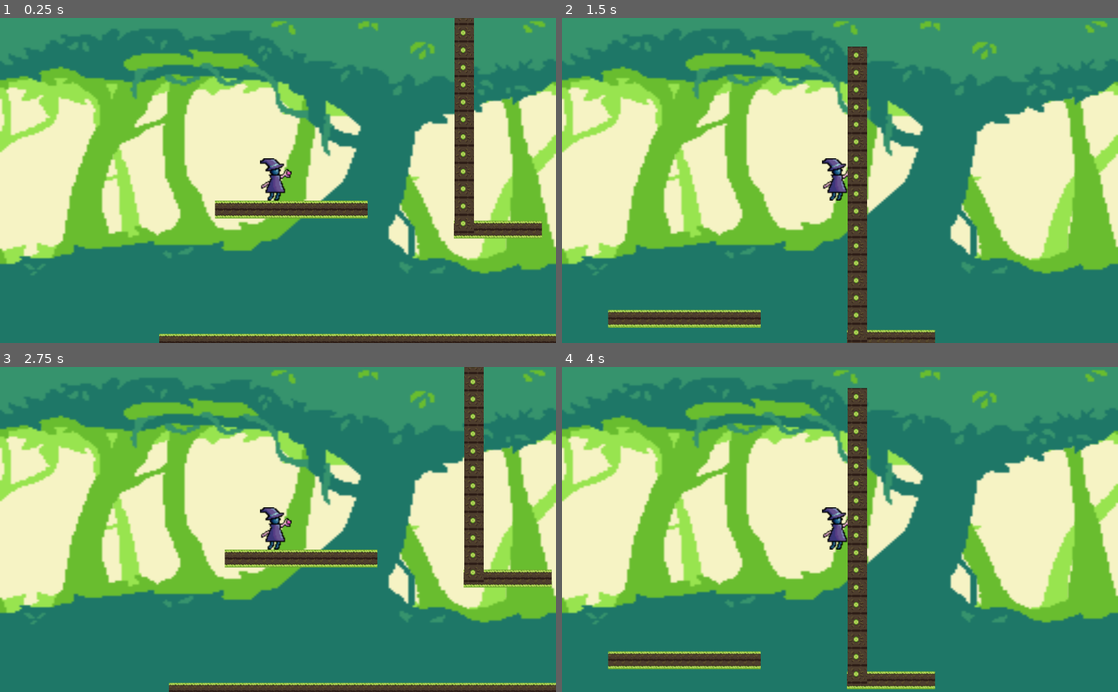
Above: before the commit, frames 1-4 (two rows, left to right).
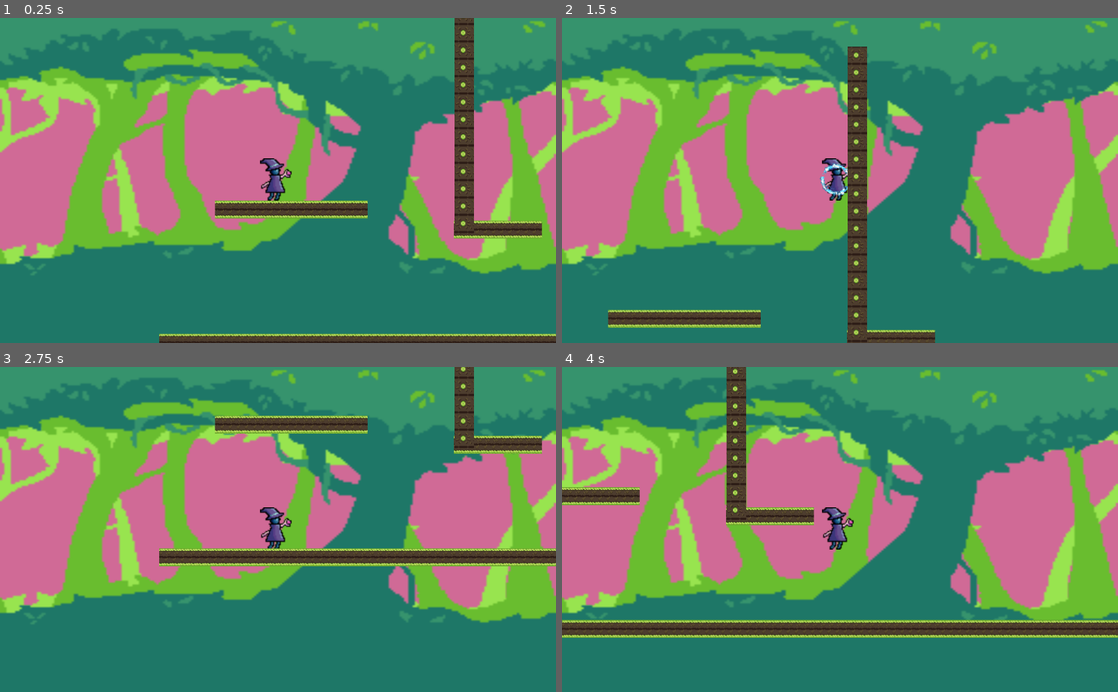
Above: after the commit, the same moments.

Repository: msotozuniga/Memo
Game: Godot game, scene res://scenes/l_i.tscn
Two runs of this game, one before a commit and one after it. Both use one fixed random seed, a clock stepped at 60 frames per second and the inputs below.
Inputs (mouse positions are in pixels of both pictures, inside the frame that each line leads up to):
- Up to frame 1 (0.25 s): no input
- Up to frame 2 (1.5 s): tap Enter at 0.5 s; move the mouse to (962, 164) at 0.52 s; hold D (move_right) from 0.53 s (still down); click (962, 164) at 0.6 s; tap Space (jump) at 0.77 s; move the mouse to (728, 196) at 1.27 s; click (728, 196) at 1.35 s
- Up to frame 3 (2.75 s): tap Space (jump) at 1.52 s; move the mouse to (333, 458) at 2.02 s; release D (move_right) at 2.03 s; hold A (move_left) from 2.03 s (still down); click (333, 458) at 2.1 s
- Up to frame 4 (4 s): move the mouse to (812, 594) at 2.77 s; release A (move_left) at 2.78 s; hold D (move_right) from 2.78 s (still down); click (812, 594) at 2.85 s; tap Space (jump) at 3.02, 3.77 s; move the mouse to (1006, 578) at 3.52 s; click (1006, 578) at 3.6 s

The runs differ from the first frame. In frame 1, 24% of the frame differs, in the area x 0-100%, y 20-75%; in frame 2, 26%; in frame 3, 33%; in frame 4, 38%, in the area x 0-100%, y 0-100%.
Error after the commit: Attempt to call function 'set_one_shot' in base 'null instance' on a null instance. (res://scripts/player.gd:17)

Commit message:
hitbos para el parry y animación para este

Diff:
--- a/project.godot
+++ b/project.godot
@@ -18,6 +18,10 @@
 config/name="Memo"
 run/main_scene="res://scenes/l_i.tscn"
 config/icon="res://icon.png"
+
+[debug]
+
+shapes/collision/shape_color=Color( 0, 0.6, 0.701961, 0.501961 )
 
 [input]
 
@@ -59,5 +63,5 @@
 
 [rendering]
 
-environment/default_clear_color=Color( 0.968627, 0.956863, 0.772549, 1 )
+environment/default_clear_color=Color( 0.819608, 0.419608, 0.592157, 1 )
 environment/default_environment="res://default_env.tres"
--- a/scenes/camera_l1.tscn
+++ b/scenes/camera_l1.tscn
@@ -4,15 +4,15 @@
 [ext_resource path="res://sprites/forest/1.png" type="Texture" id=2]
 [ext_resource path="res://sprites/forest/3.png" type="Texture" id=3]
 
+[sub_resource type="CameraTexture" id=1]
+
 [sub_resource type="CameraTexture" id=2]
 
-[sub_resource type="CameraTexture" id=3]
+[sub_resource type="ShaderMaterial" id=3]
 
-[sub_resource type="ShaderMaterial" id=4]
+[sub_resource type="CameraTexture" id=4]
 
 [sub_resource type="CameraTexture" id=5]
-
-[sub_resource type="CameraTexture" id=6]
 
 [node name="Camera2D" type="Camera2D"]
 current = true
--- a/scenes/player.tscn
+++ b/scenes/player.tscn
@@ -1,10 +1,52 @@
-[gd_scene load_steps=4 format=2]
+[gd_scene load_steps=6 format=2]
 
 [ext_resource path="res://sprites/Diseño de Personaje-2.png" type="Texture" id=1]
+[ext_resource path="res://sprites/vfx/GameFXexport/SPRITESHEET_Files/IceCast_96x96.png" type="Texture" id=2]
 
 [sub_resource type="CapsuleShape2D" id=1]
 radius = 18.9411
 height = 41.4726
+
+[sub_resource type="Animation" id=3]
+resource_name = "parry_sprite"
+length = 0.31
+step = 0.015
+tracks/0/type = "value"
+tracks/0/path = NodePath("parry_body/parry_sprite:frame")
+tracks/0/interp = 1
+tracks/0/loop_wrap = false
+tracks/0/imported = false
+tracks/0/enabled = true
+tracks/0/keys = {
+"times": PoolRealArray( 0, 0.015, 0.03, 0.045, 0.06, 0.075, 0.09, 0.105, 0.12, 0.135, 0.15, 0.165, 0.18, 0.195, 0.21, 0.225, 0.24, 0.255, 0.27, 0.285, 0.3 ),
+"transitions": PoolRealArray( 1, 1, 1, 1, 1, 1, 1, 1, 1, 1, 1, 1, 1, 1, 1, 1, 1, 1, 1, 1, 1 ),
+"update": 1,
+"values": [ 7, 8, 9, 10, 11, 12, 13, 14, 15, 16, 17, 18, 19, 20, 21, 22, 23, 24, 25, 26, 27 ]
+}
+tracks/1/type = "value"
+tracks/1/path = NodePath("parry_body/parry_sprite:visible")
+tracks/1/interp = 1
+tracks/1/loop_wrap = true
+tracks/1/imported = false
+tracks/1/enabled = true
+tracks/1/keys = {
+"times": PoolRealArray( 0, 0.03, 0.3 ),
+"transitions": PoolRealArray( 1, 1, 1 ),
+"update": 1,
+"values": [ false, true, false ]
+}
+tracks/2/type = "value"
+tracks/2/path = NodePath("parry_body/parry_box:disabled")
+tracks/2/interp = 1
+tracks/2/loop_wrap = true
+tracks/2/imported = false
+tracks/2/enabled = true
+tracks/2/keys = {
+"times": PoolRealArray( 0.03, 0.3 ),
+"transitions": PoolRealArray( 1, 1 ),
+"update": 1,
+"values": [ false, true ]
+}
 
 [sub_resource type="CircleShape2D" id=2]
 radius = 48.1913
@@ -12,14 +54,14 @@
 [node name="Player" type="KinematicBody2D"]
 position = Vector2( 152.227, 79.8702 )
 
-[node name="CollisionShape2D" type="CollisionShape2D" parent="."]
+[node name="hitbox" type="CollisionShape2D" parent="."]
 position = Vector2( -6.88776, -2.83163 )
 shape = SubResource( 1 )
 __meta__ = {
 "_edit_lock_": true
 }
 
-[node name="Sprite" type="Sprite" parent="."]
+[node name="shape" type="Sprite" parent="."]
 position = Vector2( -4, -2 )
 scale = Vector2( 2, 2 )
 texture = ExtResource( 1 )
@@ -27,17 +69,26 @@
 "_edit_lock_": true
 }
 
-[node name="vuelo" type="Timer" parent="."]
+[node name="fly" type="Timer" parent="."]
 
-[node name="Area2D" type="Area2D" parent="."]
-position = Vector2( 1.05945, 1.05948 )
+[node name="animation" type="AnimationPlayer" parent="."]
+anims/parry_sprite = SubResource( 3 )
+
+[node name="parry_body" type="StaticBody2D" parent="."]
+collision_layer = 2
+collision_mask = 2
+
+[node name="parry_box" type="CollisionShape2D" parent="parry_body"]
+position = Vector2( -7.41626, -2.11894 )
+shape = SubResource( 2 )
+disabled = true
 __meta__ = {
 "_edit_lock_": true
 }
 
-[node name="CollisionShape2D" type="CollisionShape2D" parent="Area2D"]
-position = Vector2( -7.41626, -3.05176e-05 )
-shape = SubResource( 2 )
-__meta__ = {
-"_edit_lock_": true
-}
+[node name="parry_sprite" type="Sprite" parent="parry_body"]
+visible = false
+position = Vector2( -7.41626, -2.11894 )
+texture = ExtResource( 2 )
+hframes = 28
+frame = 7
--- a/scripts/player.gd
+++ b/scripts/player.gd
@@ -62,6 +62,7 @@
 		fly_mode = false
 
 func parry():
+	$animation.play("parry_sprite")
 	print("parry")
 	pass
 
Not shown: 2 places in scenes/camera_l1.tscn that only renumber resources
Binary file added: sprites/vfx/GameFXexport/ASEPRITE_Files/Explosion_2_64x64.ase
Binary file added: sprites/vfx/GameFXexport/ASEPRITE_Files/Explosion_3_133x133.ase
Binary file added: sprites/vfx/GameFXexport/ASEPRITE_Files/Explosion_96x96.ase
Binary file added: sprites/vfx/GameFXexport/ASEPRITE_Files/FireBall_2_64x64.ase
Binary file added: sprites/vfx/GameFXexport/ASEPRITE_Files/FireBall_3_64x64.ase
Binary file added: sprites/vfx/GameFXexport/ASEPRITE_Files/FireBall_64x64.ase
Binary file added: sprites/vfx/GameFXexport/ASEPRITE_Files/FireBurst_64x64.ase
Binary file added: sprites/vfx/GameFXexport/ASEPRITE_Files/FireCast_96x96.ase
Binary file added: sprites/vfx/GameFXexport/ASEPRITE_Files/HolyExplosion_96x96.ase
Binary file added: sprites/vfx/GameFXexport/ASEPRITE_Files/IceCast_96x96.ase
Binary file added: sprites/vfx/GameFXexport/ASEPRITE_Files/IcePick_64x64.ase
(and 101 more such lines)
